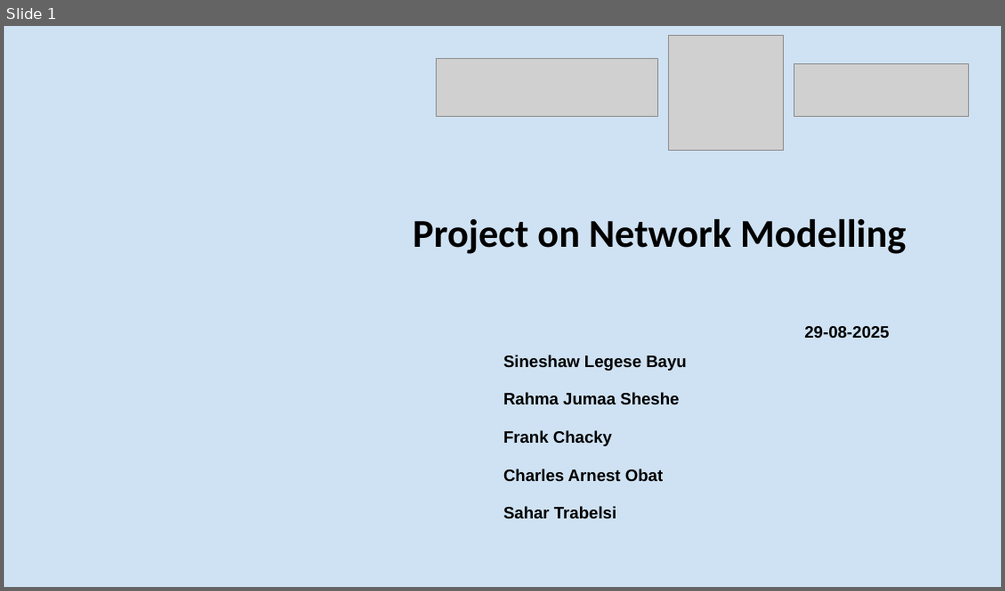
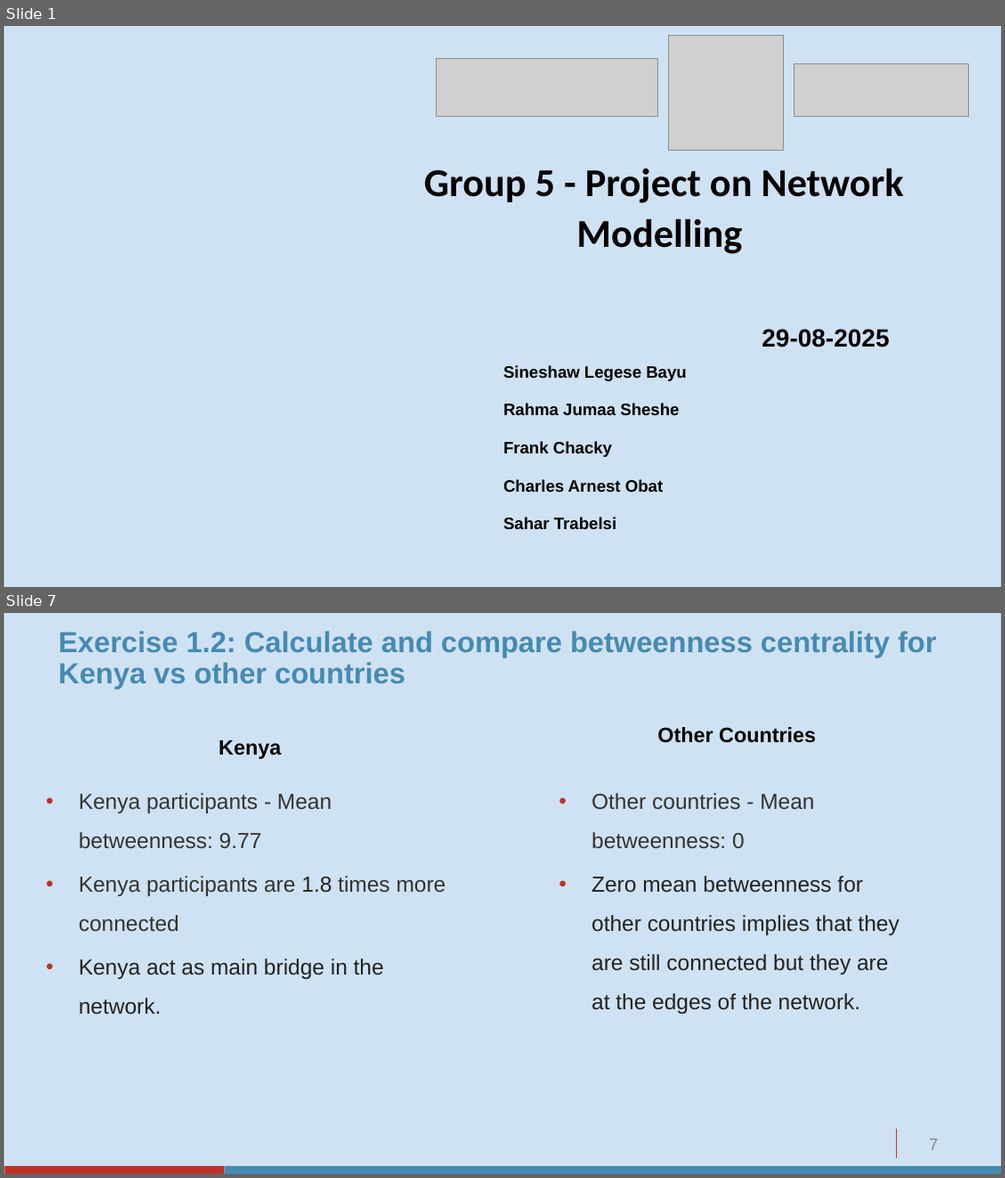
Before and after one commit to sineshawl/Malaria_Training_Network_Modelling, a slide deck: Mathematical Modelling Project - Group 5.pptx. Shown one above the other, each under a label of ours: slide 1 before the commit, slides 1 and 7 after it; the slides between them are not shown. The pictures are 1005x591 and 1005x1178 pixels, drawn with LibreOffice and Linux fonts; fonts in the diff are those of the drawing; grey boxes stand for pictures. Boxes give left, top, right and bottom in pixels: in the first picture for what was removed or moved away, otherwise in the second. Text is boxed around its words. In the diff, an @@ line names an element or a change of style, - is before the commit and + after.

```diff
--- a/Mathematical Modelling Project - Group 5.pptx
+++ b/Mathematical Modelling Project - Group 5.pptx
@@ slide 7 added at (x1=4, y1=613, x2=1001, y2=1174), background #CFE2F3 @@
@@ title added at (x1=58, y1=631, x2=936, y2=689), 28 pt, text #468AB2, bold @@
+Exercise 1.2: Calculate and compare betweenness centrality for Kenya vs other countries
@@ text added at (x1=218, y1=740, x2=281, y2=759), 20 pt, text #000000, bold @@
+Kenya
@@ text added at (x1=657, y1=727, x2=816, y2=743), 20 pt, text #000000, bold @@
+Other Countries
@@ text added at (x1=79, y1=793, x2=446, y2=1014), 21 pt, text #333333 @@
+• Kenya participants - Mean betweenness: 9.77
+• Kenya participants are 1.8 times more connected
+• Kenya act as main bridge in the network.
@@ text added at (x1=591, y1=793, x2=898, y2=1013), 21 pt, text #222222 @@
+• Other countries - Mean betweenness: 0
+• Zero mean betweenness for other countries implies that they are still connected but they are at the edges of the network.
@@ line added from (896, 1129) to (896, 1158), #BF3227 0.75 pt @@
@@ page number added at (x1=929, y1=1138, x2=938, y2=1150), 16 pt, text #888888 @@
+7
@@ rectangle added at (x1=4, y1=1166, x2=224, y2=1174), fill #BF3227 @@
@@ rectangle added at (x1=224, y1=1166, x2=1001, y2=1174), fill #468AB2 @@
@@ slide 1 changed as well @@
@@ text at (x1=424, y1=168, x2=904, y2=254): text changed @@
-Project on Network Modelling
+Group 5 - Project on Network Modelling
@@ text at (x1=761, y1=329, x2=889, y2=347): size 16 to 24 pt in "29-08-2025" @@
```
Also in this commit, not shown: 2 other slides changed, 13 other slides added, 5 slides removed, 7 other files.
